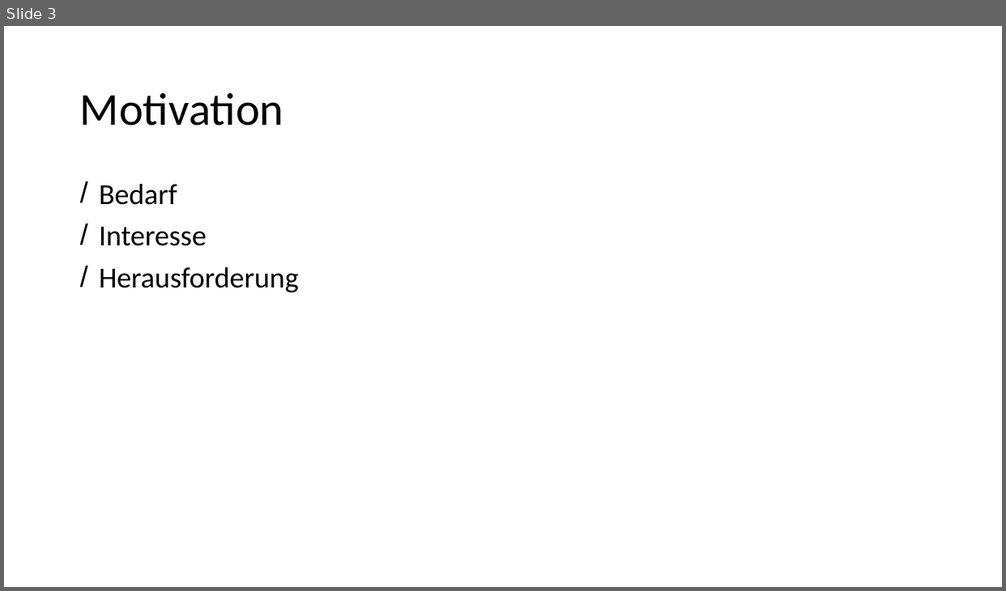
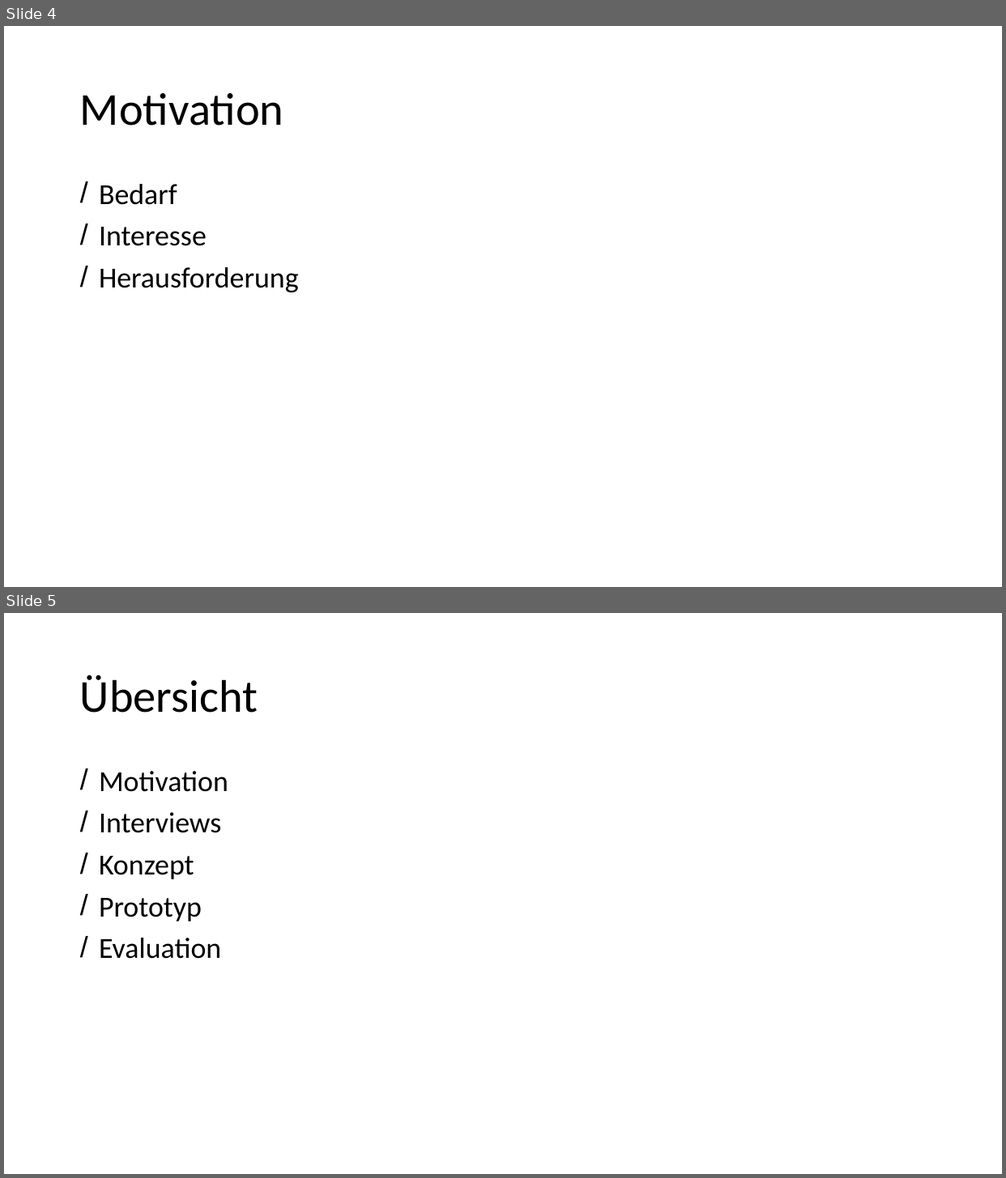
Before and after one commit to advocd/MasterThesis, a slide deck: Abgaben/Präsentation Masterarbeit/Präsentation Muench.pptx. Shown one above the other, each under a label of ours: slide 3 before the commit, slides 4 and 5 after it. The pictures are 1006x591 and 1006x1178 pixels, drawn with LibreOffice and Linux fonts; fonts in the diff are those of the drawing. Boxes give left, top, right and bottom in pixels: in the first picture for what was removed or moved away, otherwise in the second. Text is boxed around its words. In the diff, an @@ line names an element or a change of style, - is before the commit and + after.

```diff
--- a/Abgaben/Präsentation Masterarbeit/Präsentation Muench.pptx
+++ b/Abgaben/Präsentation Masterarbeit/Präsentation Muench.pptx
@@ slide 5 added at (4,613,1002,1174), background #FFFFFF @@
@@ title added at (80,675,258,713), 44 pt, text #000000 @@
+Übersicht
@@ text added at (99,771,228,959), 28 pt, text #000000 @@
+/ Motivation
+/ Interviews
+/ Konzept
+/ Prototyp
+/ Evaluation
@@ what was slide 3 is now slide 4 @@
```
Also in this commit, not shown: 5 slides changed, 11 other slides added, 3 slides removed, 1 other file.
